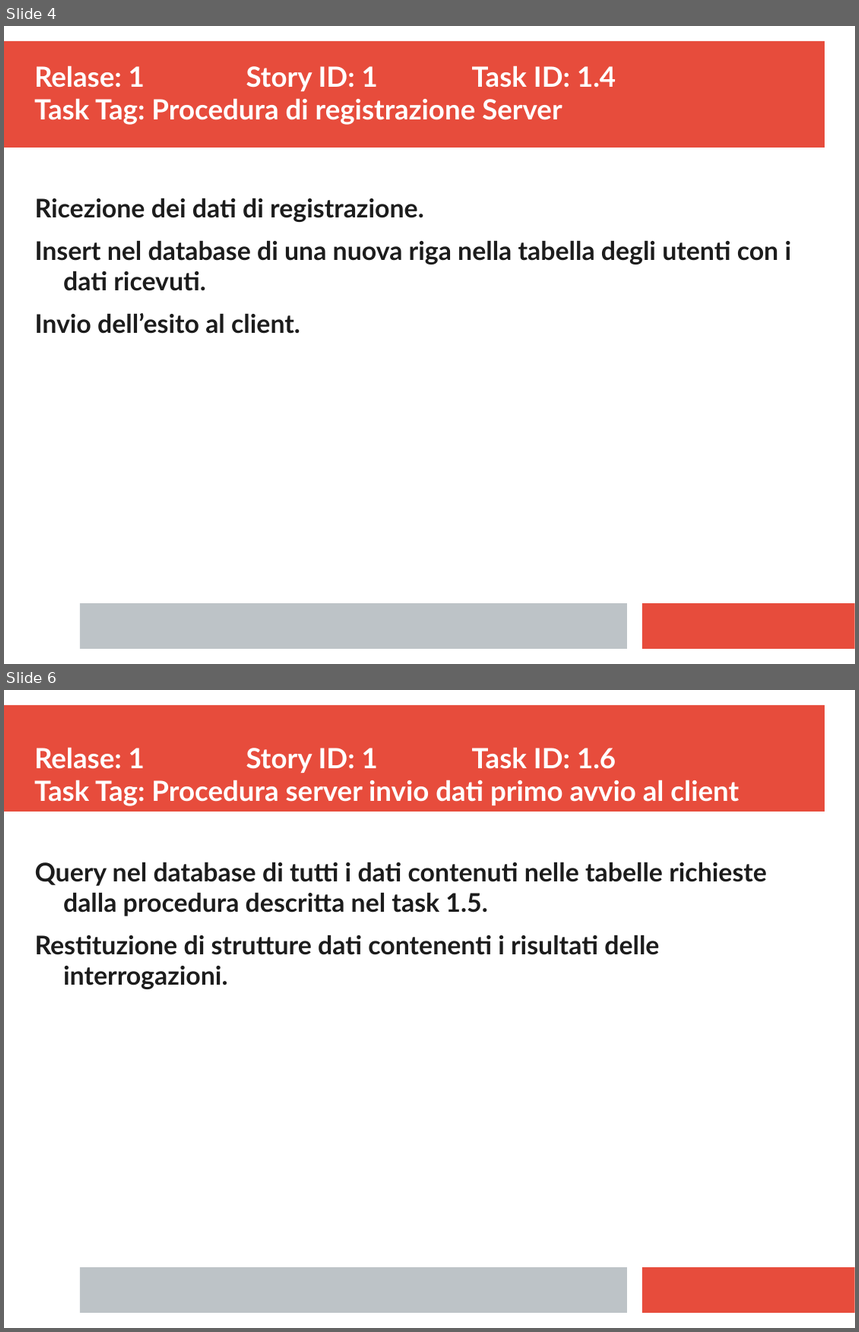
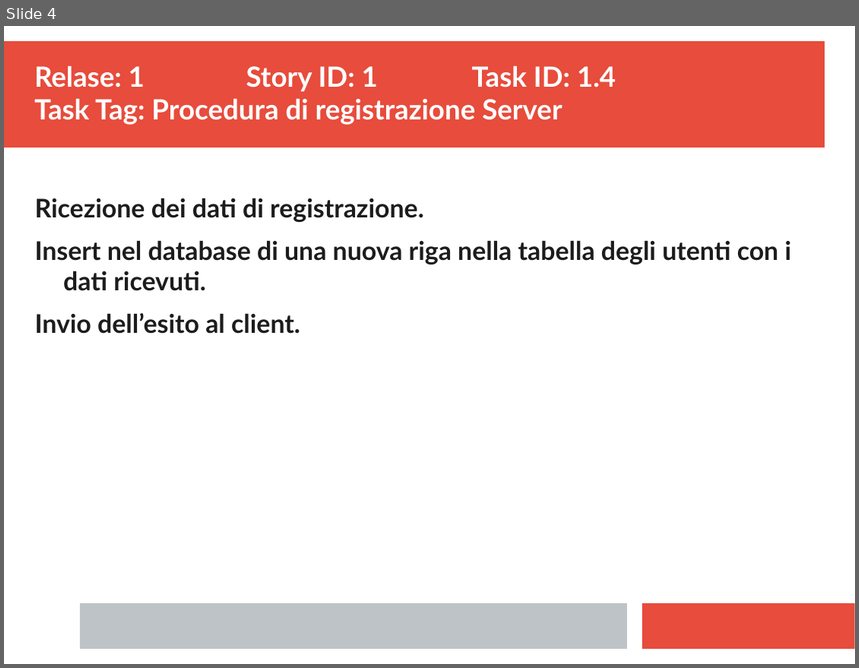
Before and after one commit to ecorradini/ProgettoIDS, a slide deck: AnalisiRequisiti/TaskGestioneUtente.ppt. Shown one above the other, each under a label of ours: slides 4 and 6 before the commit, slide 4 after it; the slides between them are not shown. The pictures are 859x1332 and 859x668 pixels, drawn with LibreOffice and Linux fonts; fonts in the diff are those of the drawing. Boxes give left, top, right and bottom in pixels: in the first picture for what was removed or moved away, otherwise in the second. Text is boxed around its words. In the diff, an @@ line names an element or a change of style, - is before the commit and + after.

Commit message:
modifica task card
modifica task card

```diff
--- a/AnalisiRequisiti/TaskGestioneUtente.ppt
+++ b/AnalisiRequisiti/TaskGestioneUtente.ppt
@@ slide 6 removed at <box>4,690,855,1328</box>, background #FFFFFF; not listed: 3 template elements that a slide beside it also shows @@
@@ text removed at <box>34,747,739,806</box> @@
-Relase: 1 Story ID: 1 Task ID: 1.6
-Task Tag: Procedura server invio dati primo avvio al client
@@ text removed at <box>35,863,767,989</box> @@
-Query nel database di tutti i dati contenuti nelle tabelle richieste dalla procedura descritta nel task 1.5.
-Restituzione di strutture dati contenenti i risultati delle interrogazioni.
```
Also in this commit, not shown: 2 slides changed, 1 other slide removed, 1 other file.
